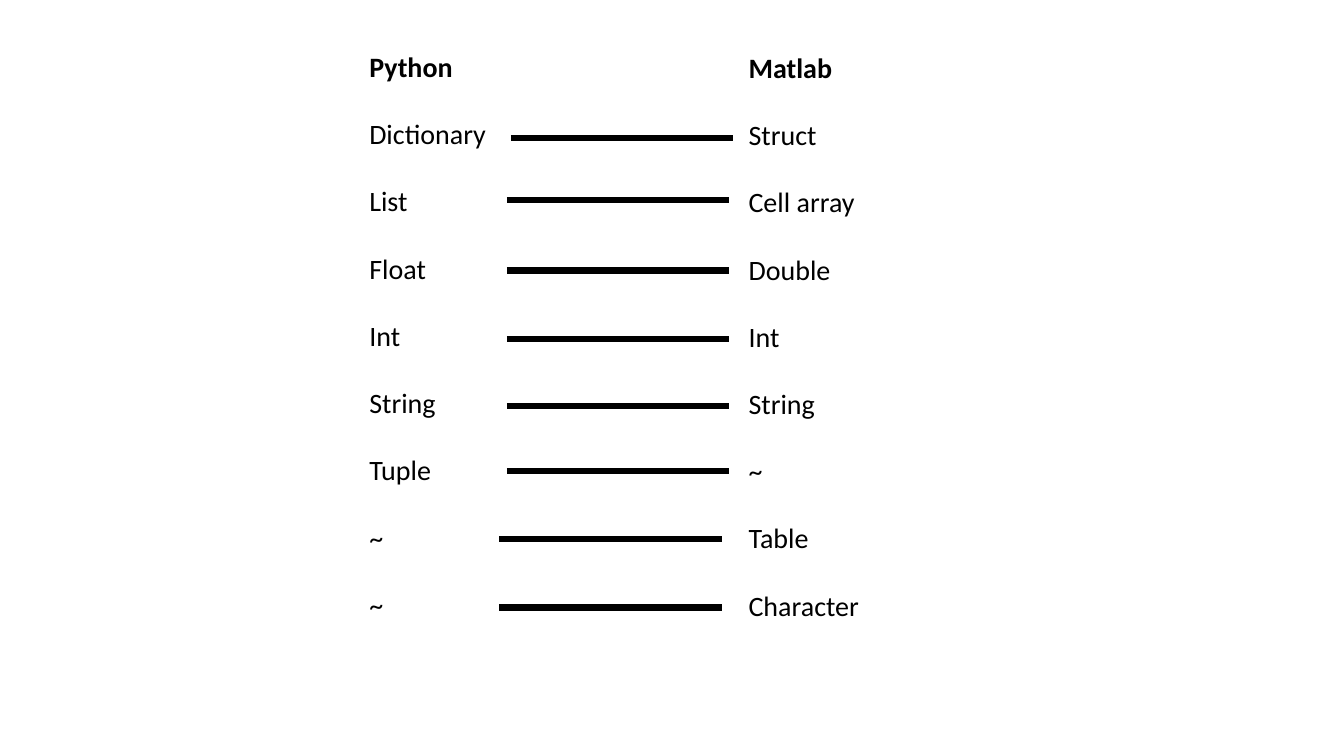
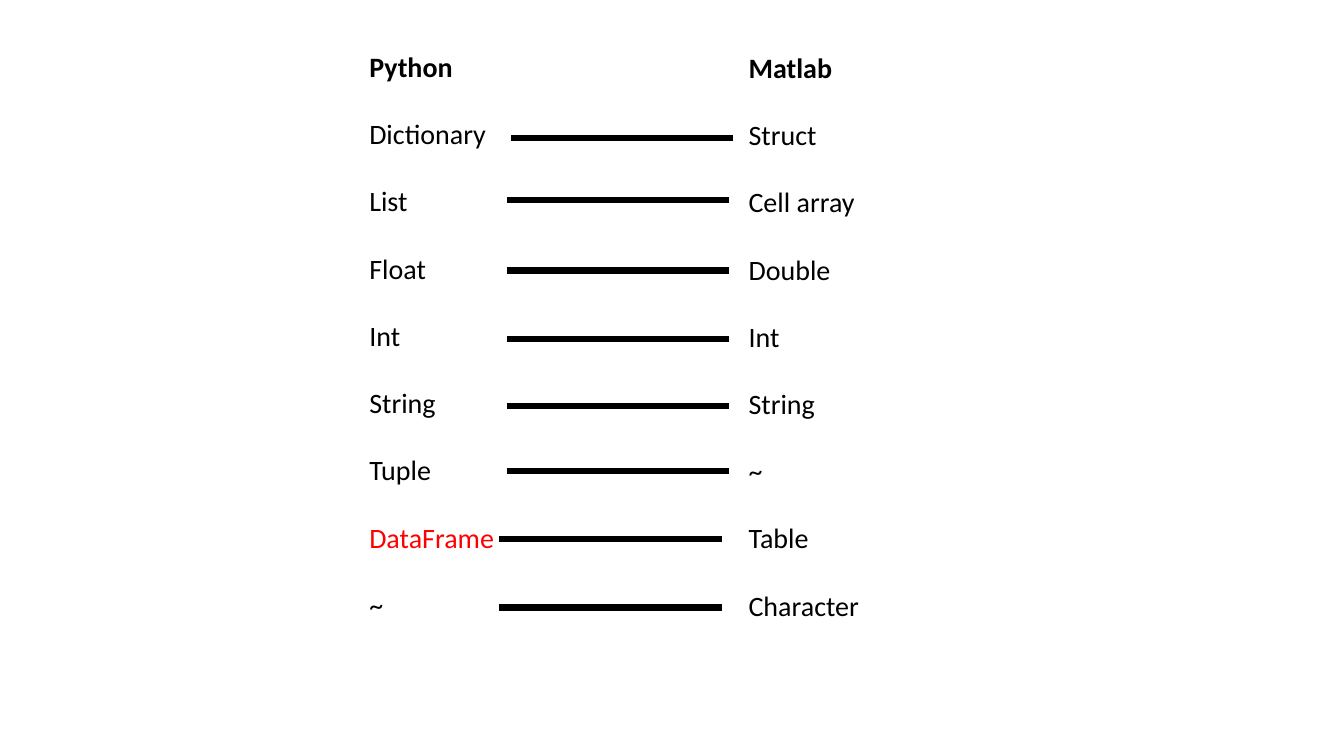
Before and after one commit to CU-NRSC-7657/NRSC7657, a slide deck: slide 5 of Week1/NRSC 7657 Brief Matlab Overview.pptx. Drawn at 1344x756 pixels with LibreOffice and Linux fonts; fonts in the diff are those of the drawing. Boxes give left, top, right and bottom in pixels: in the first picture for what was removed or moved away, otherwise in the second. Text is boxed around its words. In the diff, an @@ line names an element or a change of style, - is before the commit and + after.

Commit message:
minor update to Matlab pptx

```diff
--- a/Week1/NRSC 7657 Brief Matlab Overview.pptx
+++ b/Week1/NRSC 7657 Brief Matlab Overview.pptx
@@ text at (369,57,494,549): paragraph removed @@
-~
@@ text at (369,530,494,549): paragraph added @@
+DataFrame
```
Also in this commit, not shown: 1 other file.
